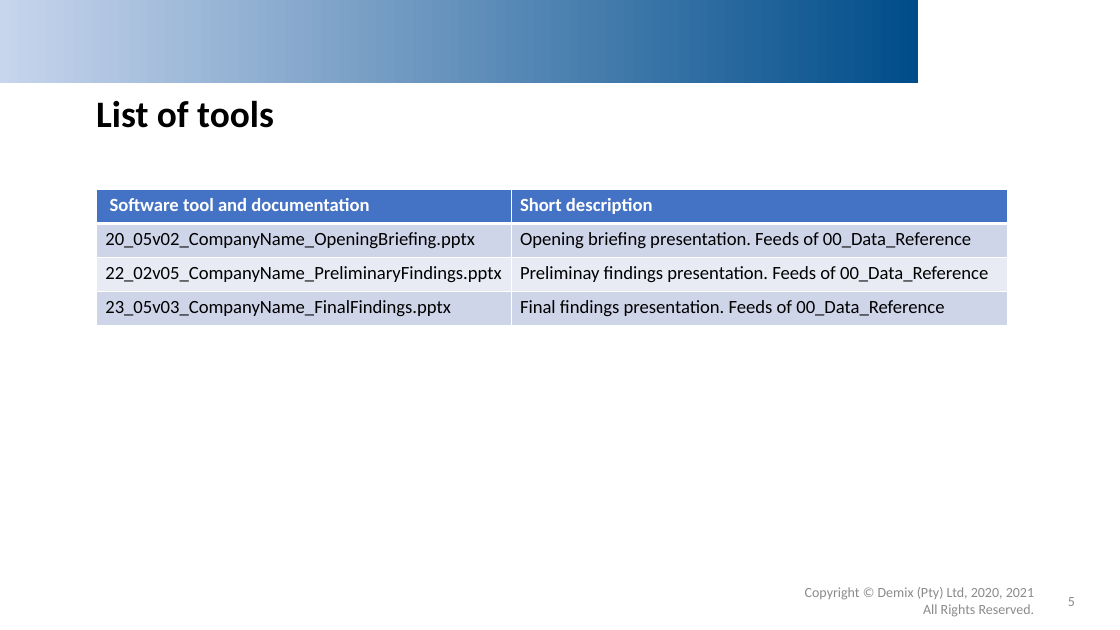
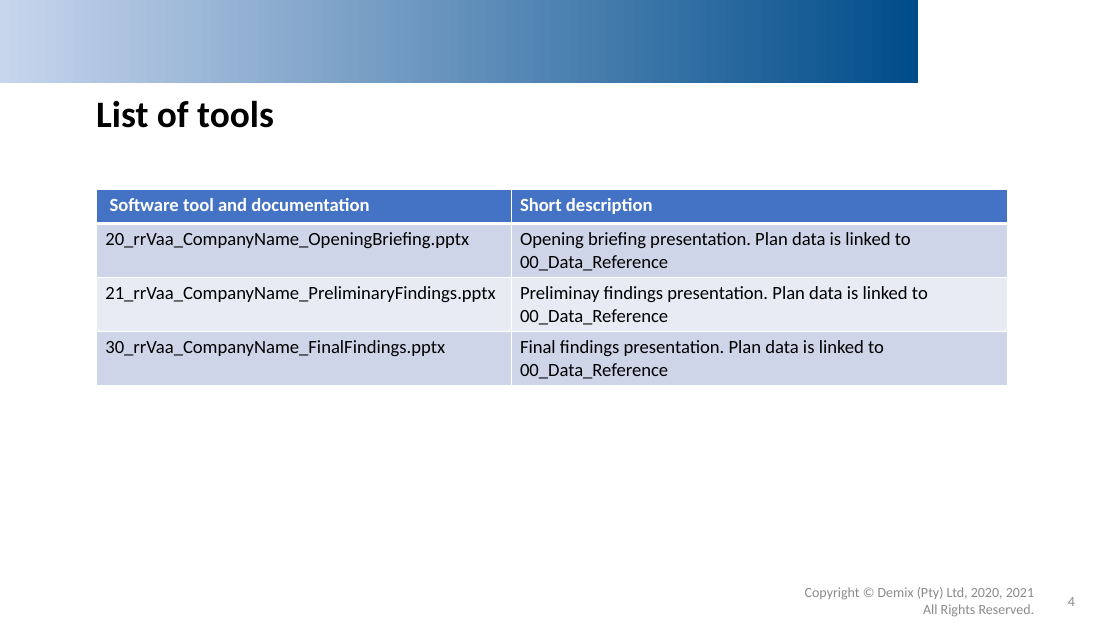
Before and after one commit to DemixTech/CMMITools, a slide deck: slide 4 of 02_Overview.pptx (slide 5 before the commit). Drawn at 1120x630 pixels with LibreOffice and Linux fonts; fonts in the diff are those of the drawing; background and template pictures are left out. Boxes give left, top, right and bottom in pixels: in the first picture for what was removed or moved away, otherwise in the second. Text is boxed around its words. In the diff, an @@ line names an element or a change of style, - is before the commit and + after.

```diff
--- a/02_Overview.pptx
+++ b/02_Overview.pptx
@@ table at <box>97,189,1008,383</box> @@
-row 2, column 1: 20_05v02_CompanyName_OpeningBriefing.pptx
+row 2, column 1: 20_rrVaa_CompanyName_OpeningBriefing.pptx
-row 2, column 2: Opening briefing presentation. Feeds of 00_Data_Reference
+row 2, column 2: Opening briefing presentation. Plan data is linked to 00_Data_Reference
-row 3, column 1: 22_02v05_CompanyName_PreliminaryFindings.pptx
+row 3, column 1: 21_rrVaa_CompanyName_PreliminaryFindings.pptx
-row 3, column 2: Preliminay findings presentation. Feeds of 00_Data_Reference
+row 3, column 2: Preliminay findings presentation. Plan data is linked to 00_Data_Reference
-row 4, column 1: 23_05v03_CompanyName_FinalFindings.pptx
+row 4, column 1: 30_rrVaa_CompanyName_FinalFindings.pptx
-row 4, column 2: Final findings presentation. Feeds of 00_Data_Reference
+row 4, column 2: Final findings presentation. Plan data is linked to 00_Data_Reference
@@ page number at <box>1068,597,1075,606</box>: text changed @@
-5
+4
```
Also in this commit, not shown: 5 other slides changed, 1 slide removed, 34 other files.
